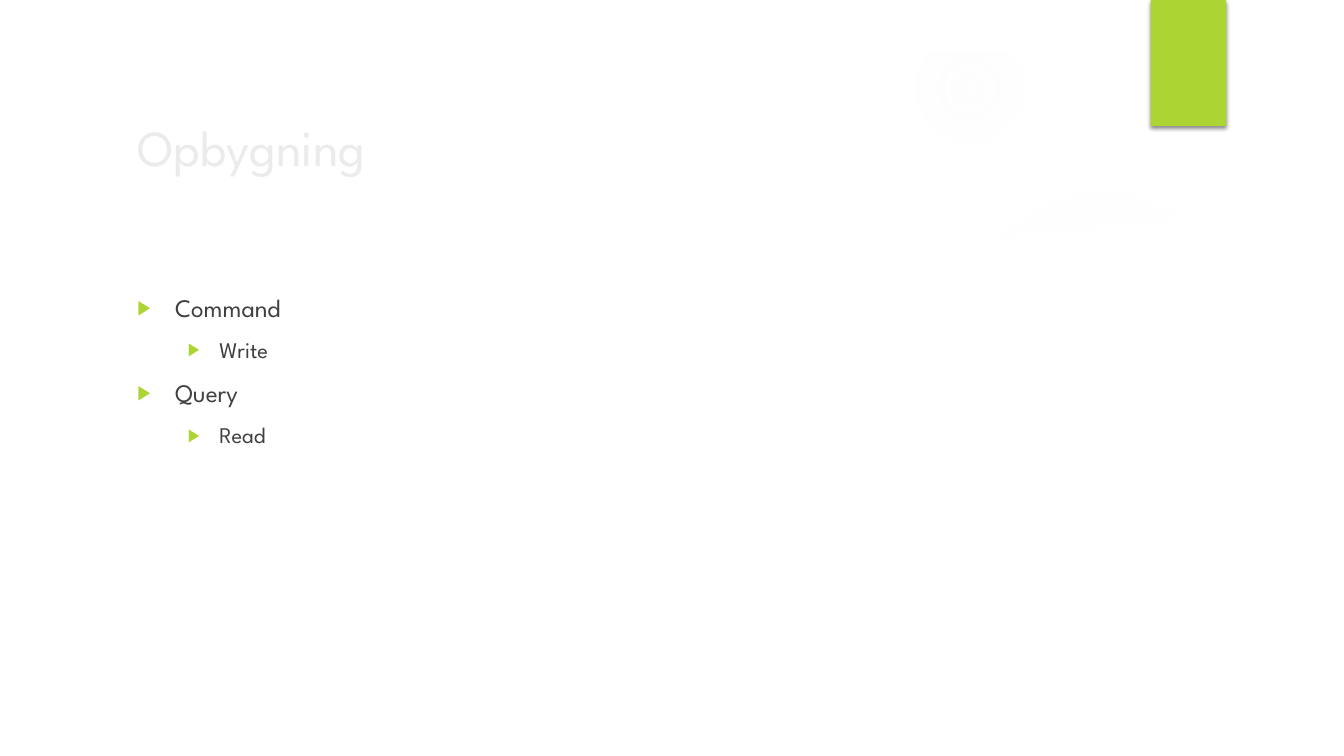
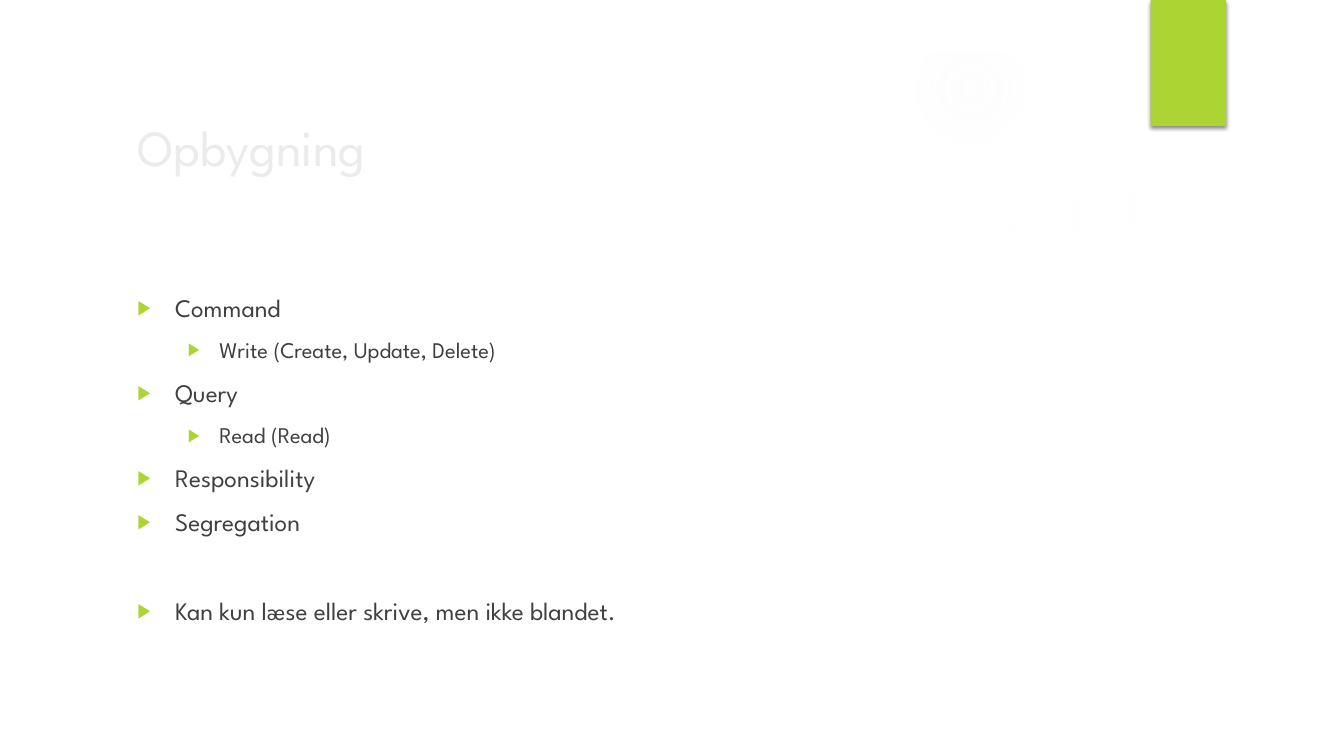
Before and after one commit to HermansenDesigns/Grp38-CQRS, a slide deck: slide 4 of resources/Presentation-Slide/Presentationb.pptx. Drawn at 1344x756 pixels with LibreOffice and Linux fonts; fonts in the diff are those of the drawing; background and template pictures are left out. Boxes give left, top, right and bottom in pixels: in the first picture for what was removed or moved away, otherwise in the second. Text is boxed around its words. In the diff, an @@ line names an element or a change of style, - is before the commit and + after.

```diff
--- a/resources/Presentation-Slide/Presentationb.pptx
+++ b/resources/Presentation-Slide/Presentationb.pptx
@@ text at (x1=219, y1=342, x2=495, y2=363): text changed @@
-  ▶ Write
+  ▶ Write (Create, Update, Delete)
@@ text at (x1=175, y1=427, x2=616, y2=623): text changed; size 16 to 18 pt @@
-  ▶ Read
+  ▶ Read (Read)
+▶ Responsibility
+▶ Segregation
+▶ Kan kun læse eller skrive, men ikke blandet.
```
Also in this commit, not shown: 2 other slides changed, 6 slides added, 1 slide removed.
